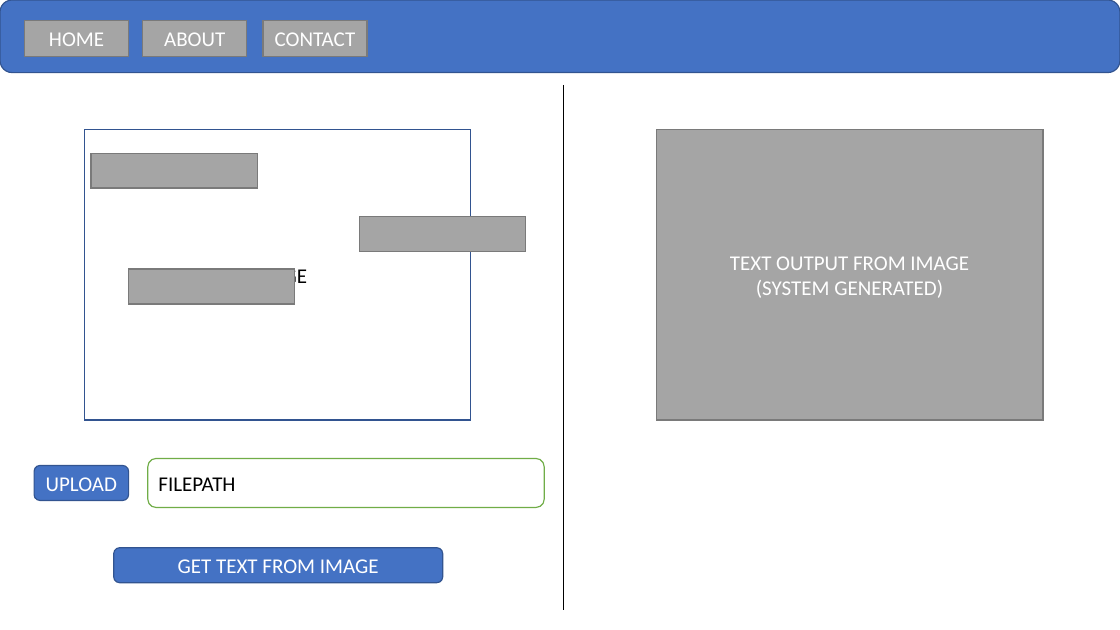
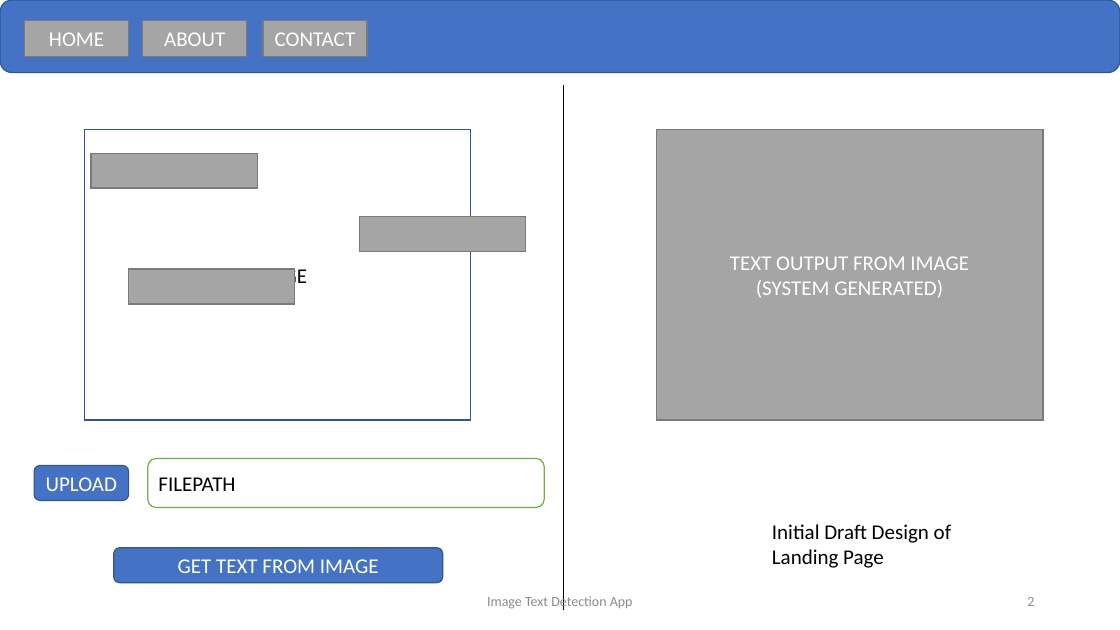
Before and after one commit to dhamacher/image-text-detection-app, a slide deck: slide 2 of design/Image Text Detection App Wireframe.pptx. Drawn at 1120x630 pixels with LibreOffice and Linux fonts; fonts in the diff are those of the drawing. Boxes give left, top, right and bottom in pixels: in the first picture for what was removed or moved away, otherwise in the second. Text is boxed around its words. In the diff, an @@ line names an element or a change of style, - is before the commit and + after.

```diff
--- a/design/Image Text Detection App Wireframe.pptx
+++ b/design/Image Text Detection App Wireframe.pptx
@@ text added at [772,524,951,568], 18 pt, text #000000 @@
+Initial Draft Design of Landing Page
@@ text added at [487,594,633,610], 12 pt, text #8C8C8C @@
+Image Text Detection App
@@ page number added at [1027,597,1034,606], 12 pt, text #8C8C8C @@
+2
```
Also in this commit, not shown: 1 other slide changed, 2 slides added, 7 other files.
